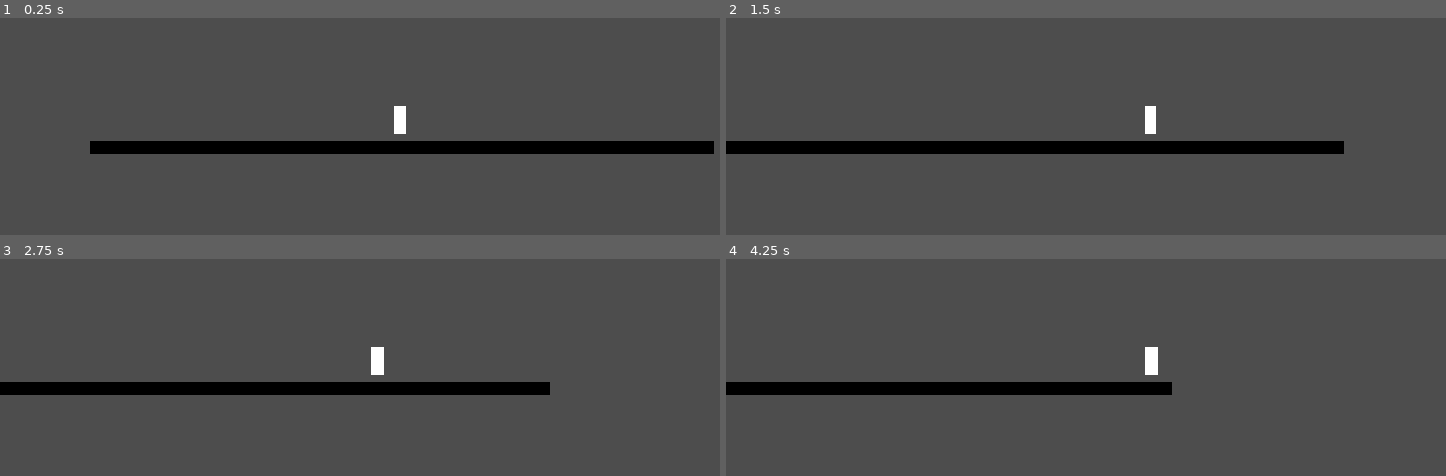
Above: before the commit, frames 1-4 (two rows, left to right).
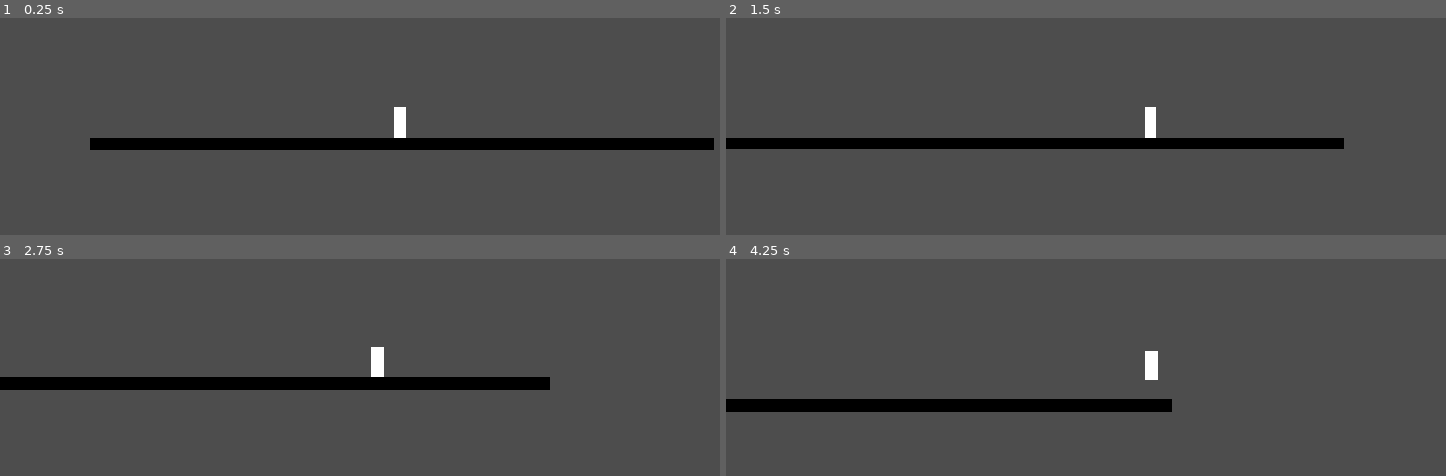
Above: after the commit, the same moments.

Repository: L0n4H/Paralysis-game
Game: Godot game, scene res://scenes/levels/TestLevel.tscn
Same seed, same stepped clock (60 frames per second), same inputs: the game is played once before the commit and once after it.
Inputs:
- Up to frame 1 (0.25 s): no input
- Up to frame 2 (1.5 s): tap Enter (ui_accept) at 0.5, 0.77 s; hold Right (ui_right) from 0.53 s (still down)
- Up to frame 3 (2.75 s): tap Enter (ui_accept) at 1.52 s; release Right (ui_right) at 2.03 s; hold Left (ui_left) from 2.03 s (still down)
- Up to frame 4 (4.25 s): release Left (ui_left) at 2.78 s; hold Right (ui_right) from 2.78 s (still down); tap Enter (ui_accept) at 3.02, 3.77 s

The runs differ from the first frame. In frame 1, 2.8% of the frame differs, in the area x 12-100%, y 40-63%; in frame 2, 3.2%; in frame 3, 3.5%; in frame 4, 7.5%, in the area x 0-62%, y 40-71%.

Commit message:
augmentation gravite pour saut plus realiste

Diff:
--- a/game/paralysis/scenes/characters/player.gd
+++ b/game/paralysis/scenes/characters/player.gd
@@ -23,8 +23,8 @@
 		var applied_gravity: float = gravity
 		if velocity.y > 0: # Le joueur est en train de tomber
 			applied_gravity *= fall_gravity_multiplier
-			velocity.y += applied_gravity * delta
-			coyote_timer -= delta
+		velocity.y += applied_gravity * delta
+		coyote_timer -= delta
 	else:
 		coyote_timer = coyote_time
 
